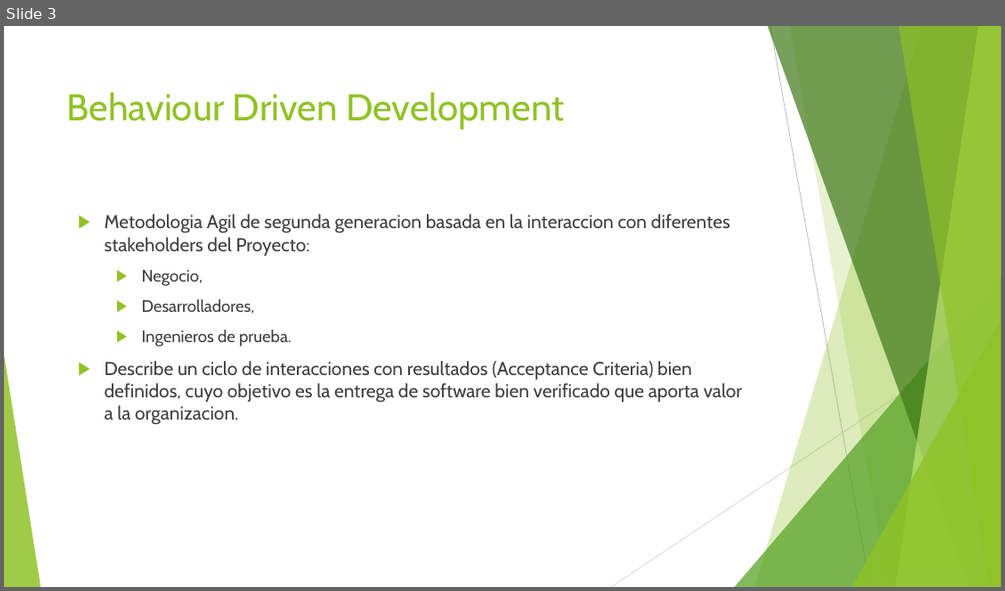
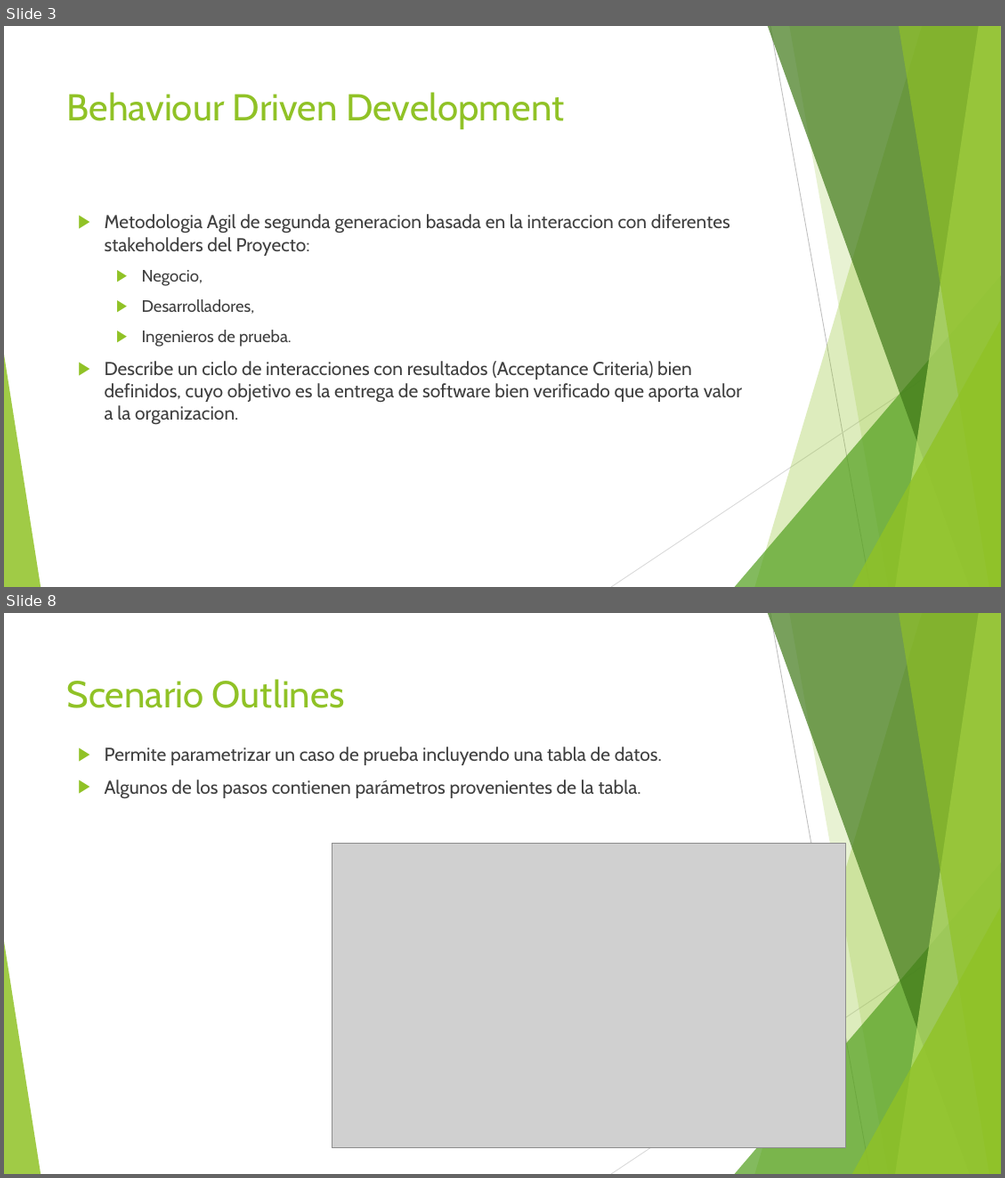
Before and after one commit to jomarnavarro/pepinazo, a slide deck: slides/Selenium Cucumber.pptx. Shown one above the other, each under a label of ours: slide 3 before the commit, slides 3 and 8 after it; the slides between them are not shown. The pictures are 1005x591 and 1005x1178 pixels, drawn with LibreOffice and Linux fonts; fonts in the diff are those of the drawing; grey boxes stand for pictures. Boxes give left, top, right and bottom in pixels: in the first picture for what was removed or moved away, otherwise in the second. Text is boxed around its words. In the diff, an @@ line names an element or a change of style, - is before the commit and + after.

```diff
--- a/slides/Selenium Cucumber.pptx
+++ b/slides/Selenium Cucumber.pptx
@@ slide 8 added at box(4, 613, 1001, 1174), background #FFFFFF; not listed: 10 template elements that a slide beside it also shows @@
@@ title added at box(67, 679, 345, 708), 36 pt, text #90C226 @@
+Scenario Outlines
@@ text added at box(105, 747, 662, 799), 18 pt, text #3F3F3F @@
+▶ Permite parametrizar un caso de prueba incluyendo una tabla de datos.
+▶ Algunos de los pasos contienen parámetros provenientes de la tabla.
@@ picture added at box(332, 843, 846, 1148) @@
```
Also in this commit, not shown: 2 slides changed, 3 other slides added, 23 slides removed.
